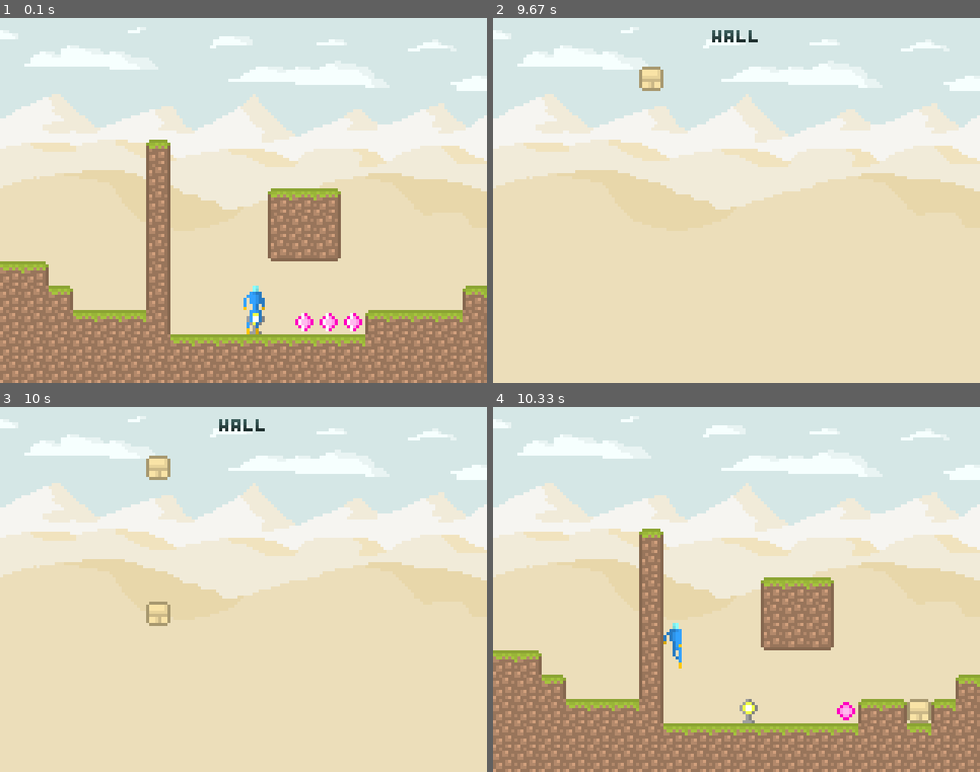
Above: before the commit, frames 1-4 (two rows, left to right).
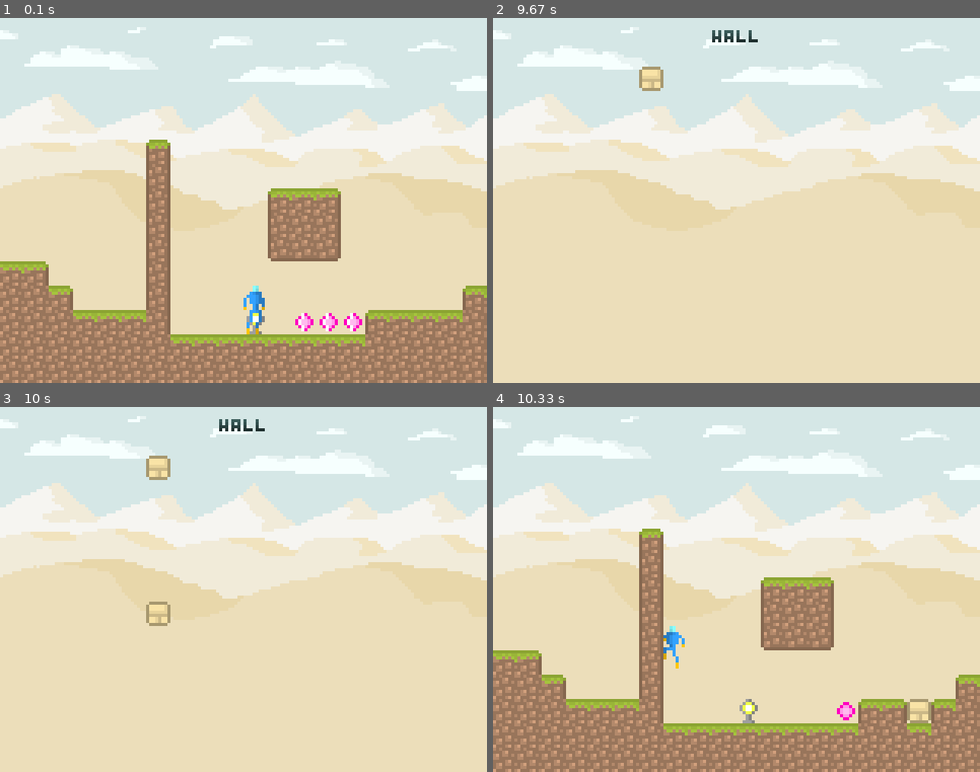
Above: after the commit, the same moments.

Repository: Panurb/explo
Game: pygame game, started from main.py
The game is run twice, just before and just after one commit, with the same random seed, the same clock (stepped at 60 frames per second) and the same inputs.
Inputs (mouse positions are in pixels of both pictures, inside the frame that each line leads up to):
- Up to frame 1 (0.1 s): no input
- Up to frame 2 (9.67 s): hold S 0.33-0.8 s; hold Right 0.33-0.8 s; move the mouse to (717, 215) at 0.37 s; hold S 0.83-1.3 s; hold Right 0.83-1.3 s; move the mouse to (892, 189) at 0.87 s; tap Space at 0.9, 1.2, 1.4, 1.7, 1.9, 2.57, 2.87, 3.07, 3.4, 3.7, 3.83, 4.23, 4.53, 4.9, 5.3, 5.6, 5.8, 6.1, 6.3, 6.63, 6.93, 7.13, 7.47, 7.77, 7.9, 8.3, 8.6, 8.97, 9.37 s; hold Right 1.33-1.8 s; hold D 1.33-1.8 s; move the mouse to (619, 204) at 1.37 s; hold Up 1.83-2.13 s; move the mouse to (585, 145) at 1.87 s; click (916, 328) at 2.22 s; hold Right 2.5-2.97 s; hold D 2.5-2.97 s; click (794, 233) at 2.58 s; hold Down 3-3.3 s; hold S 3-3.3 s; click (746, 76) at 3.08 s; hold Left 3.33-3.73 s; hold A 3.33-3.73 s; click (561, 189) at 3.42 s; tap Left at 3.48, 4.98, 6.38, 7.55, 9.05 s; hold Up 3.77-4.13 s; click (741, 240) at 3.85 s; hold Right 4.17-4.8 s; hold D 4.17-4.8 s; click (668, 123) at 4.25 s; hold Down 4.83-5.2 s; hold S 4.83-5.2 s; click (551, 120) at 4.92 s; hold Left 5.23-5.7 s; hold A 5.23-5.7 s; click (838, 134) at 5.32 s; hold Right 5.73-6.2 s; hold D 5.73-6.2 s; click (906, 273) at 5.82 s; hold Up 6.23-6.53 s; click (590, 76) at 6.32 s; hold Right 6.57-7.03 s; hold D 6.57-7.03 s; click (755, 185) at 6.65 s; hold Down 7.07-7.37 s; hold S 7.07-7.37 s; click (600, 240) at 7.15 s; hold Left 7.4-7.8 s; hold A 7.4-7.8 s; click (629, 134) at 7.48 s; hold Up 7.83-8.2 s; click (663, 306) at 7.92 s; hold Right 8.23-8.87 s; hold D 8.23-8.87 s; click (867, 240) at 8.32 s; hold Down 8.9-9.27 s; hold S 8.9-9.27 s; click (629, 131) at 8.98 s; hold Left from 9.3 s (still down); hold A from 9.3 s (still down); click (658, 83) at 9.38 s
- Up to frame 3 (10 s): tap Space at 9.67, 9.87 s; release Left at 9.77 s; release A at 9.77 s; hold Right from 9.8 s (still down); hold D from 9.8 s (still down); click (146, 618) at 9.88 s
- Up to frame 4 (10.33 s): tap Space at 10.17 s; release Right at 10.27 s; release D at 10.27 s; hold Up from 10.3 s (still down)

Frames 1-3 are identical in both runs. In frame 4, 0.3% of the frame differs, in the area x 35-40%, y 59-72%.

Commit message:
Enums and stuff, also tile module

Diff:
--- a/bullet.py
+++ b/bullet.py
@@ -5,15 +5,16 @@
 import helpers
 import level
 import physicsobject
+import tile
 
 
 class Bullet(animatedsprite.AnimatedSprite):
-    def __init__(self, x, y, dx, dy):
+    def __init__(self, x, y, speed, angle):
         animatedsprite.AnimatedSprite.__init__(self, 'bullet')
         self.rect.x = x
         self.rect.y = y
-        self.dx = dx * helpers.SCALE
-        self.dy = dy * helpers.SCALE
+        self.dx = speed * math.cos(math.radians(angle))
+        self.dy = speed * math.sin(math.radians(angle))
         self.alive = True
         if self.dx < 0:
             self.flip()
@@ -46,7 +47,7 @@
                 self.rect.right = c.rect.left
             if self.dx < 0:
                 self.rect.left = c.rect.right
-            if type(c) is level.Destroyable:
+            if type(c) is tile.Destroyable:
                 c.destroy()
 
         if collisions:
@@ -77,7 +78,7 @@
                 self.rect.bottom = c.rect.top
             if self.dy < 0:
                 self.rect.top = c.rect.bottom
-            if type(c) is level.Destroyable:
+            if type(c) is tile.Destroyable:
                 c.destroy()
 
         if collisions:
--- a/imagehandler.py
+++ b/imagehandler.py
@@ -85,7 +85,7 @@
         ['gun_walk', 12],
         ['gun_jump', 3],
         ['gun_attack', 3],
-        ['gun_up', 1],
+        ['gun_up', 8],
         ['gun_crouch', 1],
         ['gun_crouch_attack', 3],
         ['gun_wall_hug', 1]
--- a/level.py
+++ b/level.py
@@ -4,6 +4,7 @@
 import helpers
 import physicsobject
 import powerup
+import tile
 
 
 class Level:
@@ -180,23 +181,25 @@
 
     def add_object(self, x, y, char):
         if char == 'W':
-            self.walls.add(Wall(x, y, 'wall'))
+            self.walls.add(tile.Wall(x, y, 'wall'))
         elif char == 'G':
-            self.walls.add(Wall(x, y, 'ground'))
+            self.walls.add(tile.Wall(x, y, 'ground'))
         elif char == 'R':
-            self.walls.add(Wall(x, y, 'rock'))
+            self.walls.add(tile.Wall(x, y, 'rock'))
         elif char == 'M':
-            self.walls.add(Wall(x, y, 'metal'))
+            self.walls.add(tile.Wall(x, y, 'metal'))
         elif char == '#':
-            self.ladders.add(Ladder(x, y))
+            self.ladders.add(tile.Ladder(x, y))
         elif char == '~':
-            self.water.add(Water(x, y, True))
+            self.water.add(tile.Water(x, y, True))
         elif char == '=':
-            self.water.add(Water(x, y, False))
+            self.water.add(tile.Water(x, y, False))
         elif char == 'C':
-            self.checkpoints.add(Checkpoint(x, y))
+            self.checkpoints.add(tile.Checkpoint(x, y))
         elif char == '*':
-            self.spikes.add(Spike(x, y, 0))
+            self.spikes.add(tile.Spike(x, y, 0))
+        elif char == 'D':
+            self.destroyables.add(tile.Destroyable(x, y))
         elif char == 'c':
             self.enemies.add(enemy.Crawler(x, y))
         elif char == 'z':
@@ -215,8 +218,6 @@
             self.powerups.add(powerup.Powerup(x, y, 'gun'))
         elif char == '5':
             self.powerups.add(powerup.Powerup(x, y, 'rebreather'))
-        elif char == 'D':
-            self.destroyables.add(Destroyable(x, y))
 
     def remove_object(self, x, y):
         collider = pygame.sprite.Sprite()
@@ -241,127 +242,3 @@
         self.powerups.empty()
         self.water.empty()
         self.destroyables.empty()
-
-
-class Tile(animatedsprite.AnimatedSprite):
-    def __init__(self, x, y, path):
-        animatedsprite.AnimatedSprite.__init__(self, path)
-
-        self.rect.x = x
-        self.rect.y = y
-
-
-class Wall(Tile):
-    def __init__(self, x, y, path):
-        Tile.__init__(self, x, y, path)
-        self.index = 0
-        self.show_frame('idle', self.index)
-        self.path = path
-        self.destroyed = False
-
-    def update(self, room):
-        up = right = down = left = '0'
-        for w in room.walls:
-            if self.path != 'spike':
-                if w.path != self.path:
-                    continue
-
-            if w.rect.x == self.rect.x:
-                if w.rect.y == self.rect.y - helpers.TILE_SIZE:
-                    up = '1'
-                if w.rect.y == self.rect.y + helpers.TILE_SIZE:
-                    down = '1'
-
-            if w.rect.y == self.rect.y:
-                if w.rect.x == self.rect.x + helpers.TILE_SIZE:
-                    right = '1'
-                if w.rect.x == self.rect.x - helpers.TILE_SIZE:
-                    left = '1'
-
-        if self.rect.y - helpers.TILE_SIZE < 0:
-            up = '1'
-        if self.rect.x + helpers.TILE_SIZE >= helpers.WIDTH:
-            right = '1'
-        if self.rect.y + helpers.TILE_SIZE >= helpers.HEIGHT:
-            down = '1'
-        if self.rect.x - helpers.TILE_SIZE < 0:
-            left = '1'
-
-        self.index = int(up + right + down + left, 2)
-        self.show_frame('idle', self.index)
-
-
-class Ladder(Tile):
-    def __init__(self, x, y):
-        Tile.__init__(self, x, y, 'ladder')
-        self.top = True
-        self.destroyed = False
-
-    def update(self, room):
-        self.top = True
-        if self.rect.y > 0:
-            for l in room.ladders:
-                if l.rect.x == self.rect.x and l.rect.y == self.rect.y - helpers.TILE_SIZE:
-                    self.top = False
-                    break
-
-
-class Spike(Wall):
-    def __init__(self, x, y, index):
-        Tile.__init__(self, x, y, 'thorns')
-        self.show_frame('idle', index)
-        self.path = 'spike'
-
-
-class Checkpoint(Tile):
-    def __init__(self, x, y):
-        Tile.__init__(self, x, y, 'checkpoint')
-        self.show_frame('idle', 0)
-
-        self.active = False
-
-    def update(self, room):
-        if self.active:
-            self.show_frame('idle', 1)
-        else:
-            self.show_frame('idle', 0)
-
-
-class Water(Tile):
-    def __init__(self, x, y, surface):
-        Tile.__init__(self, x, y, 'water')
-        self.surface = surface
-
-        if self.surface:
-            self.play('surface')
-        else:
-            self.play('idle')
-
-
-class Destroyable(Tile):
-    def __init__(self, x, y):
-        Tile.__init__(self, x, y, 'destroyable')
-        self.destroyed = False
-        self.debris = animatedsprite.Group()
-
-    def update(self, room):
-        if not self.destroyed:
-            self.play('idle')
-        else:
-            self.play('explode')
-            self.debris.update(room)
-
-    def destroy(self):
-        self.debris.add(physicsobject.Debris(self.rect.x, self.rect.y, 5, 5, 'idle', 'destroyable_debris'))
-        self.debris.add(physicsobject.Debris(self.rect.x, self.rect.y, 5, -5, 'idle', 'destroyable_debris'))
-        self.debris.add(physicsobject.Debris(self.rect.x, self.rect.y, -5, 5, 'idle', 'destroyable_debris'))
-        self.debris.add(physicsobject.Debris(self.rect.x, self.rect.y, -5, -5, 'idle', 'destroyable_debris'))
-        self.destroyed = True
-
-    def reset(self):
-        self.destroyed = False
-        self.debris.empty()
-
-    def draw(self, screen, img_hand):
-        Tile.draw(self, screen, img_hand)
-        self.debris.draw(screen, img_hand)
--- a/player.py
+++ b/player.py
@@ -1,3 +1,4 @@
+from enum import Enum
 import random
 import pygame
 import animatedsprite
@@ -8,6 +9,11 @@
 import physicsobject
 import save
 import textbox
+
+
+class Direction(Enum):
+    right = 1
+    left = 2
 
 
 class Player:
@@ -55,20 +61,19 @@
         self.walled = False
         self.laddered = False
         self.crouched = False
-        self.watered = False
         self.moving = False
         self.climbing = False
         self.sliding = False
 
-        self.dir = 'right'
+        self.dir = Direction.right
         self.jump_count = 0
         self.jump_buffer = False
         self.walled_timer = 0
         self.fatal_speed = 8 * helpers.SCALE
 
         self.attack_buffer = True
-        self.bullet_speed = 4
-        self.spread = 0.5
+        self.bullet_speed = 4 * helpers.SCALE
+        self.spread = 5
         self.cooldown = 0
 
         self.bullets = animatedsprite.Group()
@@ -84,8 +89,8 @@
 
         if self.abilities['wall jump']:
             collider = pygame.sprite.Sprite()
-            collider.rect = pygame.Rect(self.rect.left - 1, self.rect.y, self.rect.width + 2, self.rect.height)
-            if pygame.sprite.spritecollide(collider, room.walls, False):
+            collider.rect = pygame.Rect(self.rect.left - 1, self.rect.y, self.rect.width + 2, self.rect.height / 2)
+            if pygame.sprite.spritecollide(collider, room.walls, False) and self.dy > 0:
                 self.walled = True
             else:
                 self.walled = False
@@ -125,18 +130,15 @@
             self.laddered = False
 
     def apply_water(self, room):
-        for w in room.water:
-            if self.rect.colliderect(w.rect):
-                self.watered = True
-
-                if not self.abilities['rebreather']:
-                    self.die()
-                if self.dx > self.speed['water']:
-                    self.dx = max(self.speed['water'], self.dx - self.friction['water'])
-                elif self.dx < -self.speed['water']:
-                    self.dx = min(-self.speed['water'], self.dx + self.friction['water'])
-                if self.dy > self.speed['water']:
-                    self.dy = max(self.speed['water'], self.dy - self.friction['water'])
+        if pygame.sprite.spritecollide(self, room.water, False):
+            if not self.abilities['rebreather']:
+                self.die()
+            if self.dx > self.speed['water']:
+                self.dx = max(self.speed['water'], self.dx - self.friction['water'])
+            elif self.dx < -self.speed['water']:
+                self.dx = min(-self.speed['water'], self.dx + self.friction['water'])
+            if self.dy > self.speed['water']:
+                self.dy = max(self.speed['water'], self.dy - self.friction['water'])
 
     def input(self, input_hand, room):
         self.moving = False
@@ -149,7 +151,6 @@
             if keys_down[pygame.K_d]:
                 self.change_weapon(keys_down)
                 return
-            # TODO: use SHIFT modifier for running
             if keys_down[pygame.K_RIGHT]:
                 self.moving = True
                 self.uncrouch(room)
@@ -207,7 +208,7 @@
                     else:
                         self.sprite_body.pause()
                 elif self.walled and self.abilities['wall jump']:
-                    self.sprite_body.play('wall_hug')
+                    self.sprite_body.play_once('wall_hug')
                 else:
                     if self.dy < 0:
                         self.sprite_body.play_once('jump', 0)
@@ -378,29 +379,31 @@
                 if not self.crouched:
                     self.dx = max(speed, self.dx - acceleration)
         if speed > 0:
-            if self.dir == 'left' and not self.walled:
+            if self.dir is Direction.left and not self.walled:
                 self.flip()
         elif speed < 0:
-            if self.dir == 'right' and not self.walled:
+            if self.dir is Direction.right and not self.walled:
                 self.flip()
 
     def climb(self, speed, room):
+        collider = pygame.sprite.Sprite()
         width = 2 * helpers.SCALE
-        for l in room.ladders:
-            if l.rect.colliderect(pygame.Rect(self.rect.centerx - width / 2, self.rect.top, width, self.rect.height)):
-                self.laddered = True
-                self.rect.centerx = l.rect.centerx
-                self.dx = 0
+        collider.rect = pygame.Rect(self.rect.centerx - width / 2, self.rect.top, width, self.rect.height)
+
+        for l in pygame.sprite.spritecollide(collider, room.ladders, False):
+            self.laddered = True
+            self.rect.centerx = l.rect.centerx
+            self.dx = 0
         if self.laddered:
             self.dy = speed
 
     def flip(self):
         self.sprite_body.flip()
         self.sprite_legs.flip()
-        if self.dir == 'right':
-            self.dir = 'left'
-        elif self.dir == 'left':
-            self.dir = 'right'
+        if self.dir is Direction.right:
+            self.dir = Direction.left
+        elif self.dir is Direction.left:
+            self.dir = Direction.right
 
     def jump(self):
         if not self.jump_buffer or self.crouched:
@@ -420,9 +423,9 @@
             speed = self.speed['walk']
             if self.abilities['run']:
                 speed = self.speed['run']
-            if self.dir == 'left':
+            if self.dir is Direction.left:
                 self.dx = -speed
-            elif self.dir == 'right':
+            elif self.dir is Direction.right:
                 self.dx = speed
             self.dy = self.jump_height['wall']
             self.jump_buffer = False
@@ -460,26 +463,34 @@
                 self.attack_buffer = False
             elif self.weapon == 'gun':
                 if self.crouched:
-                    spread = random.uniform(-self.spread, 0)
+                    if self.dir == 'right':
+                        spread = random.uniform(-self.spread, 0)
+                    else:
+                        spread = random.uniform(0, self.spread)
                 else:
                     spread = random.uniform(-self.spread, self.spread)
-                if not up:
-                    y = self.rect.y + 0.5 * imagehandler.SIZES['bullet'][1] * helpers.SCALE
-                    if self.dir == 'right':
-                        if self.walled and not self.grounded:
-                            dx = -self.bullet_speed
+
+                x = y = angle = 0
+                if up:
+                    x = 1.25 * helpers.SCALE
+                    angle = 270
+                else:
+                    y = 0.5 * imagehandler.SIZES['bullet'][1] * helpers.SCALE
+                    if self.dir is Direction.left:
+                        if self.walled:
+                            if self.grounded:
+                                angle = 180
                         else:
-                            dx = self.bullet_speed
-                        self.bullets.add(bullet.Bullet(self.rect.x, y, dx, spread))
-                    elif self.dir == 'left':
-                        if self.walled and not self.grounded:
-                            dx = self.bullet_speed
+                            angle = 180
+                    elif self.dir is Direction.right:
+                        if self.walled:
+                            if not self.grounded:
+                                angle = 180
                         else:
-                            dx = -self.bullet_speed
-                        self.bullets.add(bullet.Bullet(self.rect.x, y, dx, spread))
-                else:
-                    x = self.rect.x + 0.5 * imagehandler.SIZES['bullet'][1] * helpers.SCALE
-                    self.bullets.add(bullet.Bullet(x, self.rect.y, spread, -self.bullet_speed))
+                            angle = 0
+
+                self.bullets.add(bullet.Bullet(self.rect.x + x, self.rect.y + y, self.bullet_speed, angle + spread))
+
                 if not self.abilities['full auto']:
                     self.attack_buffer = False
 
--- /dev/null
+++ b/tile.py
@@ -0,0 +1,127 @@
+import animatedsprite
+import helpers
+import physicsobject
+
+
+class Tile(animatedsprite.AnimatedSprite):
+    def __init__(self, x, y, path):
+        animatedsprite.AnimatedSprite.__init__(self, path)
+
+        self.rect.x = x
+        self.rect.y = y
+
+
+class Wall(Tile):
+    def __init__(self, x, y, path):
+        Tile.__init__(self, x, y, path)
+        self.index = 0
+        self.show_frame('idle', self.index)
+        self.path = path
+        self.destroyed = False
+
+    def update(self, room):
+        up = right = down = left = '0'
+        for w in room.walls:
+            if self.path != 'spike':
+                if w.path != self.path:
+                    continue
+
+            if w.rect.x == self.rect.x:
+                if w.rect.y == self.rect.y - helpers.TILE_SIZE:
+                    up = '1'
+                if w.rect.y == self.rect.y + helpers.TILE_SIZE:
+                    down = '1'
+
+            if w.rect.y == self.rect.y:
+                if w.rect.x == self.rect.x + helpers.TILE_SIZE:
+                    right = '1'
+                if w.rect.x == self.rect.x - helpers.TILE_SIZE:
+                    left = '1'
+
+        if self.rect.y - helpers.TILE_SIZE < 0:
+            up = '1'
+        if self.rect.x + helpers.TILE_SIZE >= helpers.WIDTH:
+            right = '1'
+        if self.rect.y + helpers.TILE_SIZE >= helpers.HEIGHT:
+            down = '1'
+        if self.rect.x - helpers.TILE_SIZE < 0:
+            left = '1'
+
+        self.index = int(up + right + down + left, 2)
+        self.show_frame('idle', self.index)
+
+
+class Ladder(Tile):
+    def __init__(self, x, y):
+        Tile.__init__(self, x, y, 'ladder')
+        self.top = True
+        self.destroyed = False
+
+    def update(self, room):
+        self.top = True
+        if self.rect.y > 0:
+            for l in room.ladders:
+                if l.rect.x == self.rect.x and l.rect.y == self.rect.y - helpers.TILE_SIZE:
+                    self.top = False
+                    break
+
+
+class Spike(Wall):
+    def __init__(self, x, y, index):
+        Tile.__init__(self, x, y, 'thorns')
+        self.show_frame('idle', index)
+        self.path = 'spike'
+
+
+class Checkpoint(Tile):
+    def __init__(self, x, y):
+        Tile.__init__(self, x, y, 'checkpoint')
+        self.show_frame('idle', 0)
+
+        self.active = False
+
+    def update(self, room):
+        if self.active:
+            self.show_frame('idle', 1)
+        else:
+            self.show_frame('idle', 0)
+
+
+class Water(Tile):
+    def __init__(self, x, y, surface):
+        Tile.__init__(self, x, y, 'water')
+        self.surface = surface
+
+        if self.surface:
+            self.play('surface')
+        else:
+            self.play('idle')
+
+
+class Destroyable(Tile):
+    def __init__(self, x, y):
+        Tile.__init__(self, x, y, 'destroyable')
+        self.destroyed = False
+        self.debris = animatedsprite.Group()
+
+    def update(self, room):
+        if not self.destroyed:
+            self.play('idle')
+        else:
+            self.play('explode')
+            self.debris.update(room)
+
+    def destroy(self):
+        self.debris.add(physicsobject.Debris(self.rect.x, self.rect.y, 5, 5, 'idle', 'destroyable_debris'))
+        self.debris.add(physicsobject.Debris(self.rect.x, self.rect.y, 5, -5, 'idle', 'destroyable_debris'))
+        self.debris.add(physicsobject.Debris(self.rect.x, self.rect.y, -5, 5, 'idle', 'destroyable_debris'))
+        self.debris.add(physicsobject.Debris(self.rect.x, self.rect.y, -5, -5, 'idle', 'destroyable_debris'))
+        self.destroyed = True
+
+    def reset(self):
+        self.destroyed = False
+        self.debris.empty()
+
+    def draw(self, screen, img_hand):
+        Tile.draw(self, screen, img_hand)
+        self.debris.draw(screen, img_hand)
Binary file changed: data/img/player_body.png
Binary file changed: data/img/player_legs.png
Not shown, changed: data/img/wip/player.xcf
